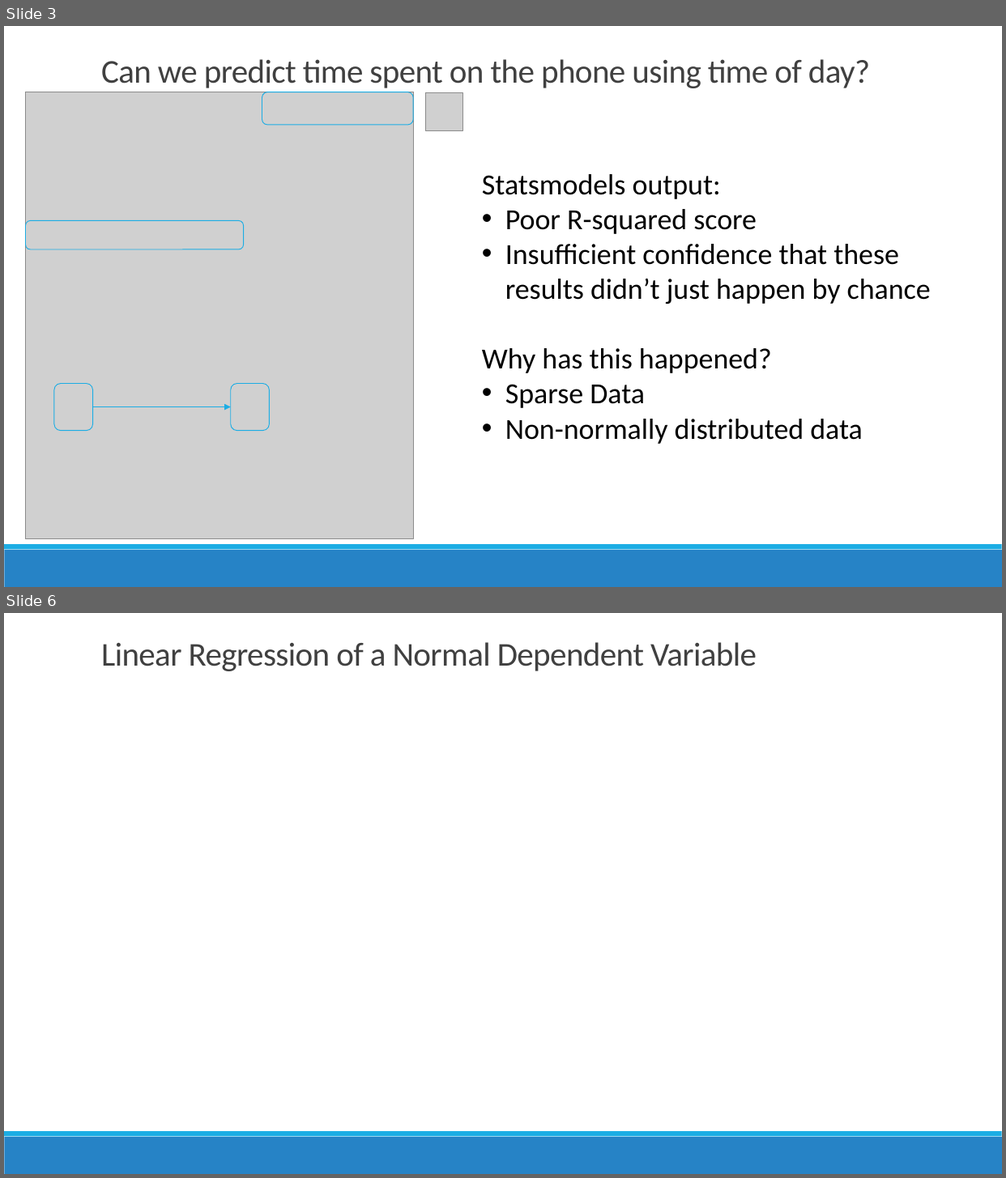
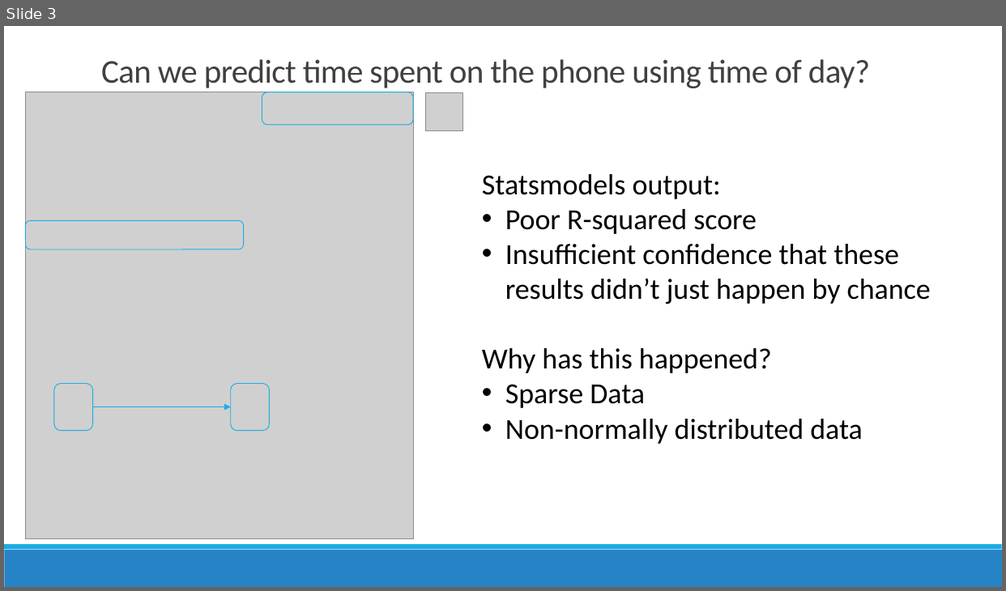
Before and after one commit to conditg/predicting-disruption, a slide deck: Capstone.pptx. Shown one above the other, each under a label of ours: slides 3 and 6 before the commit, slide 3 after it; the slides between them are not shown. The pictures are 1006x1178 and 1006x591 pixels, drawn with LibreOffice and Linux fonts; fonts in the diff are those of the drawing; grey boxes stand for pictures. Boxes give left, top, right and bottom in pixels: in the first picture for what was removed or moved away, otherwise in the second. Text is boxed around its words. In the diff, an @@ line names an element or a change of style, - is before the commit and + after.

```diff
--- a/Capstone.pptx
+++ b/Capstone.pptx
@@ slide 6 removed at box(4, 613, 1002, 1174), background #FFFFFF; not listed: 2 template elements that a slide beside it also shows @@
@@ title removed at box(101, 642, 756, 671) @@
-Linear Regression of a Normal Dependent Variable
@@ rectangle removed at box(74, 749, 937, 761) @@
```
Also in this commit, not shown: 2 slides changed, 5 slides added, 1 other slide removed, 2 other files.
